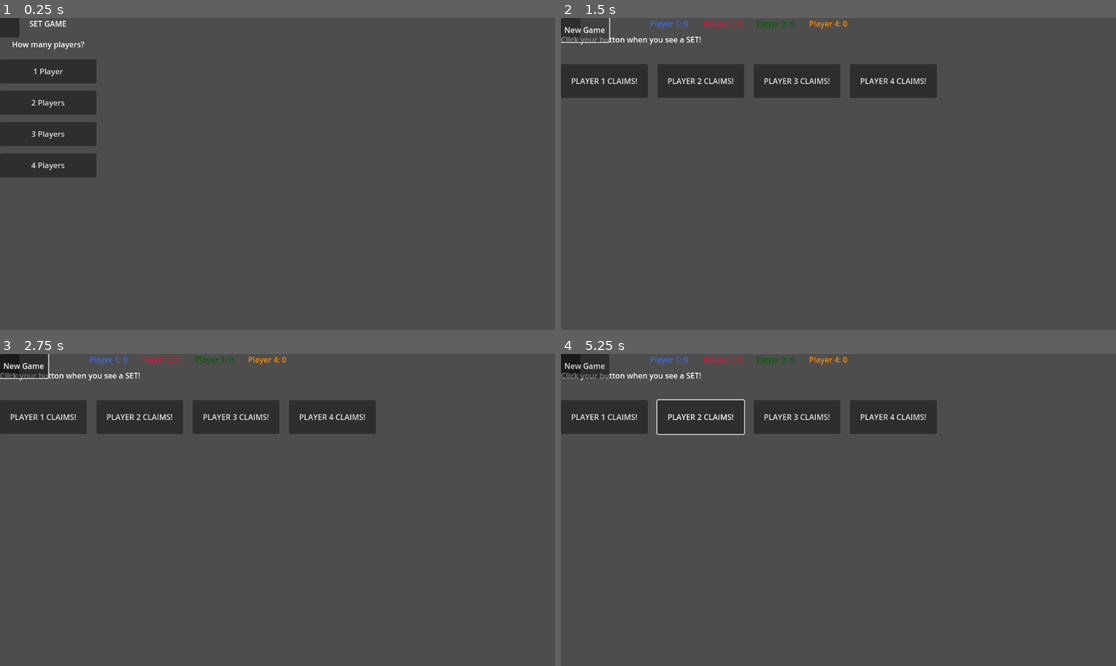
Above: before the commit, frames 1-4 (two rows, left to right).
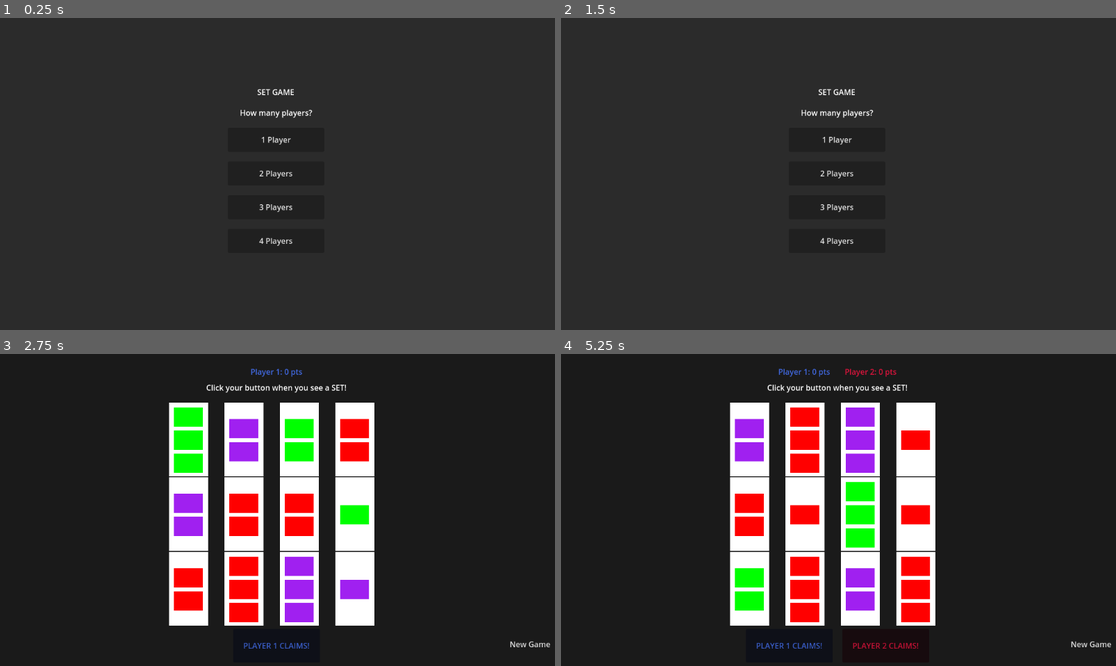
Above: after the commit, the same moments.

Repository: LucasHT22/set
Game: Godot game, scene res://scenes/player_select.tscn
The game is run twice, just before and just after one commit, with the same random seed, the same clock (stepped at 60 frames per second) and the same inputs. Before the commit the project has no main scene; this scene is started directly in both runs.
Inputs (mouse positions are in pixels of both pictures, inside the frame that each line leads up to):
- Up to frame 1 (0.25 s): no input
- Up to frame 2 (1.5 s): click "1 Player" at 0.5 s; click "New Game" at 1.25 s
- Up to frame 3 (2.75 s): click (277, 475) at 2 s, where only the run after the commit has a clickable "1 Player"
- Up to frame 4 (5.25 s): click "New Game" at 2.75 s; click (605, 416) at 3.5 s, where only the run before the commit has a clickable "PLAYER 1 CLAIMS!"; click (699, 416) at 4.25 s, where only the run before the commit has a clickable "PLAYER 2 CLAIMS!"; click (838, 510) at 5 s, where only the run after the commit has a clickable "2 Players"

The runs differ from the first frame. In frame 1, 95% of the frame differs, in the area x 0-100%, y 0-100%; in frame 2, 93%; in frame 3, 96%; in frame 4, 96%.
Error before the commit: Invalid assignment of property or key 'visible' with value of type 'bool' on a base object of type 'null instance'. (res://scripts/main_game.gd:20)

Commit message:
fix major problems

Diff:
--- a/project.godot
+++ b/project.godot
@@ -11,6 +11,7 @@
 [application]
 
 config/name="SET"
+run/main_scene="res://scenes/player_select.tscn"
 config/features=PackedStringArray("4.2", "Mobile")
 config/icon="res://icon.svg"
 
--- a/scenes/card.tscn
+++ b/scenes/card.tscn
@@ -25,14 +25,14 @@
 
 [node name="Panel" type="Panel" parent="."]
 layout_mode = 0
-offset_right = 40.0
-offset_bottom = 40.0
+offset_right = 81.0
+offset_bottom = 153.0
 theme_override_styles/panel = SubResource("StyleBoxFlat_lkugh")
 
 [node name="MarginContainer" type="MarginContainer" parent="Panel"]
 layout_mode = 0
-offset_right = 40.0
-offset_bottom = 40.0
+offset_right = 80.0
+offset_bottom = 156.0
 theme_override_constants/margin_left = 10
 theme_override_constants/margin_top = 10
 theme_override_constants/margin_right = 10
@@ -61,7 +61,7 @@
 [node name="SelectBorder" type="Panel" parent="."]
 visible = false
 layout_mode = 0
-offset_right = 40.0
-offset_bottom = 40.0
+offset_right = 80.0
+offset_bottom = 156.0
 mouse_filter = 2
 theme_override_styles/panel = SubResource("StyleBoxFlat_22bpk")
--- a/scenes/main_game.tscn
+++ b/scenes/main_game.tscn
@@ -13,14 +13,16 @@
 
 [node name="ColorRect" type="ColorRect" parent="."]
 layout_mode = 0
-offset_right = 40.0
-offset_bottom = 40.0
+offset_right = 1153.0
+offset_bottom = 648.0
 color = Color(0.101961, 0.101961, 0.101961, 1)
 
 [node name="MarginContainer" type="MarginContainer" parent="."]
 layout_mode = 0
-offset_right = 40.0
-offset_bottom = 40.0
+offset_left = -2.0
+offset_top = 25.0
+offset_right = 1150.0
+offset_bottom = 626.0
 
 [node name="VBoxContainer" type="VBoxContainer" parent="MarginContainer"]
 layout_mode = 2
@@ -58,6 +60,7 @@
 [node name="MessageLabel" type="Label" parent="MarginContainer/VBoxContainer/TopUI"]
 layout_mode = 2
 text = "Click your button when you see a SET!"
+horizontal_alignment = 1
 
 [node name="CenterContainer" type="CenterContainer" parent="MarginContainer/VBoxContainer"]
 layout_mode = 2
@@ -67,6 +70,32 @@
 theme_override_constants/h_separation = 15
 theme_override_constants/v_separation = 15
 columns = 4
+
+[node name="SelectionUI" type="VBoxContainer" parent="MarginContainer/VBoxContainer"]
+visible = false
+layout_mode = 2
+theme_override_constants/separation = 15
+
+[node name="InstructionLabel" type="Label" parent="MarginContainer/VBoxContainer/SelectionUI"]
+layout_mode = 2
+theme_override_colors/font_color = Color(1, 1, 0, 1)
+theme_override_font_sizes/font_size = 20
+text = "Player X: Click 3 cards for your SET"
+horizontal_alignment = 1
+
+[node name="ButtonsRow" type="HBoxContainer" parent="MarginContainer/VBoxContainer/SelectionUI"]
+layout_mode = 2
+alignment = 1
+
+[node name="ConfirmButton" type="Button" parent="MarginContainer/VBoxContainer/SelectionUI/ButtonsRow"]
+custom_minimum_size = Vector2(150, 50)
+layout_mode = 2
+text = "✓ CONFIRM SET"
+
+[node name="CancelButton" type="Button" parent="MarginContainer/VBoxContainer/SelectionUI/ButtonsRow"]
+custom_minimum_size = Vector2(150, 50)
+layout_mode = 2
+text = "✗ CANCEL"
 
 [node name="ClaimButtons" type="HBoxContainer" parent="MarginContainer/VBoxContainer"]
 layout_mode = 2
@@ -93,34 +122,11 @@
 layout_mode = 2
 text = "PLAYER 4 CLAIMS!"
 
-[node name="SelectionUI" type="VBoxContainer" parent="MarginContainer/VBoxContainer"]
-visible = false
-layout_mode = 2
-theme_override_constants/separation = 15
-
-[node name="InstructionLabel" type="Label" parent="MarginContainer/VBoxContainer/SelectionUI"]
-layout_mode = 2
-theme_override_colors/font_color = Color(1, 1, 0, 1)
-theme_override_font_sizes/font_size = 20
-text = "Player X: Click 3 cards for your SET"
-horizontal_alignment = 1
-
-[node name="ButtonsRow" type="HBoxContainer" parent="MarginContainer/VBoxContainer/SelectionUI"]
-layout_mode = 2
-
-[node name="ConfirmButton" type="Button" parent="MarginContainer/VBoxContainer/SelectionUI/ButtonsRow"]
-custom_minimum_size = Vector2(150, 50)
-layout_mode = 2
-text = "✓ CONFIRM SET"
-
-[node name="CancelButton" type="Button" parent="MarginContainer/VBoxContainer/SelectionUI/ButtonsRow"]
-custom_minimum_size = Vector2(150, 50)
-layout_mode = 2
-text = "✗ CANCEL"
-
 [node name="NewGameButton" type="Button" parent="."]
 custom_minimum_size = Vector2(100, 50)
 layout_mode = 0
-offset_right = 8.0
-offset_bottom = 8.0
+offset_left = 1051.0
+offset_top = 578.0
+offset_right = 1151.0
+offset_bottom = 628.0
 text = "New Game"
--- a/scenes/player_select.tscn
+++ b/scenes/player_select.tscn
@@ -13,14 +13,14 @@
 
 [node name="ColorRect" type="ColorRect" parent="."]
 layout_mode = 0
-offset_right = 40.0
-offset_bottom = 40.0
+offset_right = 1153.0
+offset_bottom = 655.0
 color = Color(0.168627, 0.168627, 0.168627, 1)
 
 [node name="CenterContainer" type="CenterContainer" parent="."]
 layout_mode = 0
-offset_right = 40.0
-offset_bottom = 40.0
+offset_right = 1147.0
+offset_bottom = 630.0
 
 [node name="VBoxContainer" type="VBoxContainer" parent="CenterContainer"]
 layout_mode = 2
@@ -38,7 +38,7 @@
 
 [node name="ButtonContainer" type="VBoxContainer" parent="CenterContainer/VBoxContainer"]
 layout_mode = 2
-theme_override_constants/separation = 15
+theme_override_constants/separation = 20
 
 [node name="Player1Btn" type="Button" parent="CenterContainer/VBoxContainer/ButtonContainer"]
 custom_minimum_size = Vector2(200, 50)
--- a/scripts/main_game.gd
+++ b/scripts/main_game.gd
@@ -9,10 +9,10 @@
 
 func _ready():
 	var claim_buttons = [
-		$ClaimButtons/Player1Claim,
-		$ClaimButtons/Player2Claim,
-		$ClaimButtons/Player3Claim,
-		$ClaimButtons/Player4Claim
+		$MarginContainer/VBoxContainer/ClaimButtons/Player1Claim,
+		$MarginContainer/VBoxContainer/ClaimButtons/Player2Claim,
+		$MarginContainer/VBoxContainer/ClaimButtons/Player3Claim,
+		$MarginContainer/VBoxContainer/ClaimButtons/Player4Claim
 	]
 
 	for i in range(4):
@@ -70,23 +70,22 @@
 	var card = card_scene.instantiate()
 	$MarginContainer/VBoxContainer/CenterContainer/CardGrid.add_child(card)
 	card.setup(card_data.shape, card_data.card_color, card_data.number, card_data.shading, index)
-	card.gui_input.connect(func(event): _on_card_clicked(event, card))
+	card.card_clicked.connect(_on_card_clicked)
 	table_cards.append(card)
 
-func _on_card_clicked(event, card):
+func _on_card_clicked(card):
 	if not is_claiming:
 		return
 
-	if event is InputEventMouseButton and event.pressed and event.button_index == MOUSE_BUTTON_LEFT:
-		if card.is_selected:
-			card.set_selected(false)
-			selected_cards.erase(card)
-		else:
-			if selected_cards.size() < 3:
-				card.set_selected.append(true)
-				selected_cards.append(card)
+	if card.is_selected:
+		card.set_selected(false)
+		selected_cards.erase(card)
+	else:
+		if selected_cards.size() < 3:
+			card.set_selected(true)
+			selected_cards.append(card)
 
-		$MarginContainer/VBoxContainer/SelectionUI/InstructionLabel.text = "Player %d: Select 3 cards (%d/3 selected)" % [claiming_player, selected_cards.size()]
+	$MarginContainer/VBoxContainer/SelectionUI/InstructionLabel.text = "Player %d: Select 3 cards (%d/3 selected)" % [claiming_player, selected_cards.size()]
 
 func player_claims_set(player_num: int):
 	claiming_player = player_num
